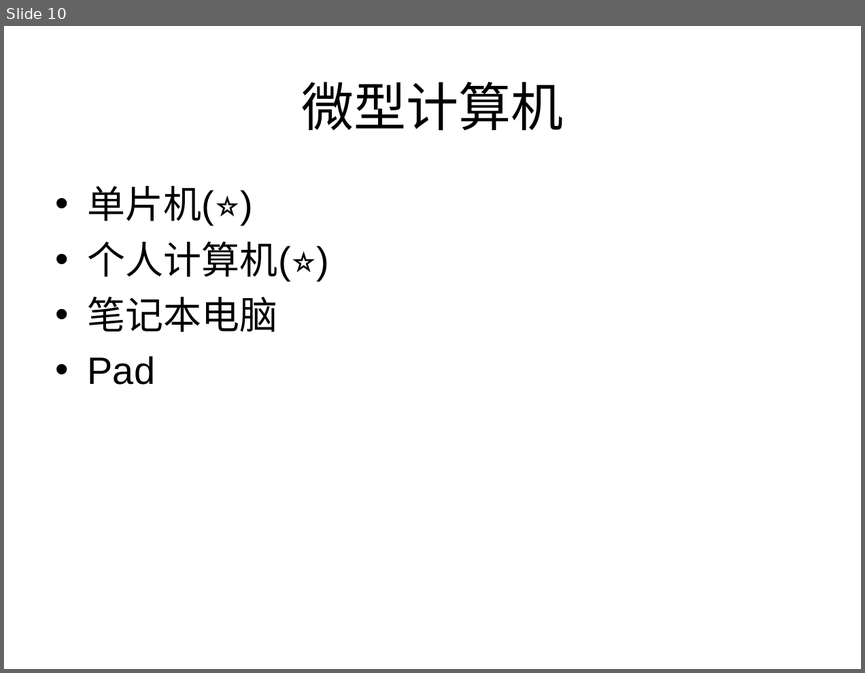
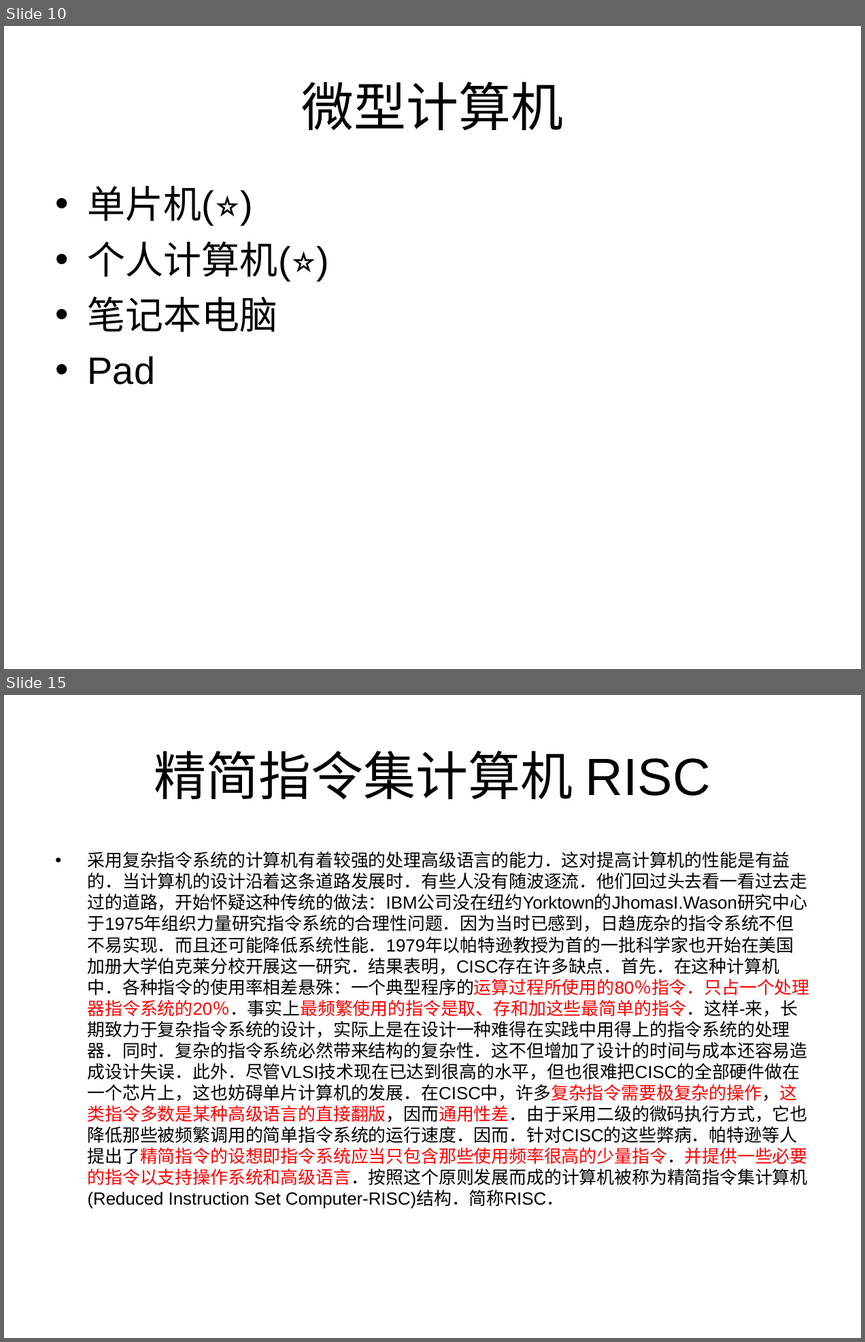
Before and after one commit to KuzuryuYaichi/Speach, a slide deck: 讲课/jk.ppt. Shown one above the other, each under a label of ours: slide 10 before the commit, slides 10 and 15 after it; the slides between them are not shown. The pictures are 865x673 and 865x1342 pixels, drawn with LibreOffice and Linux fonts; fonts in the diff are those of the drawing. Boxes give left, top, right and bottom in pixels: in the first picture for what was removed or moved away, otherwise in the second. Text is boxed around its words. In the diff, an @@ line names an element or a change of style, - is before the commit and + after.

```diff
--- a/讲课/jk.ppt
+++ b/讲课/jk.ppt
@@ slide 15 added at [4, 695, 861, 1338], background #FFFFFF @@
@@ title added at [154, 751, 711, 800], 44 pt, text #000000 @@
+精简指令集计算机 RISC
@@ text added at [88, 851, 810, 1208], 14.8 pt, text #000000 @@
+• 采用复杂指令系统的计算机有着较强的处理高级语言的能力．这对提高计算机的性能是有益的．当计算机的设计沿着这条道路发展时．有些人没有随波逐流．他们回过头去看一看过去走过的道路，开始怀疑这种传统的做法：IBM公司没在纽约Yorktown的JhomasI.Wason研究中心于1975年组织力量研究指令系统的合理性问题．因为当时已感到，日趋庞杂的指令系统不但不易实现．而且还可能降低系统性能．1979年以帕特逊教授为首的一批科学家也开始在美国加册大学伯克莱分校开展这一研究．结果表明，CISC存在许多缺点．首先．在这种计算机中．各种指令的使用率相差悬殊：一个典型程序的运算过程所使用的80％指令．只占一个处理器指令系统的20％．事实上最频繁使用的指令是取、存和加这些最简单的指令．这样-来，长期致力于复杂指令系统的设计，实际上是在设计一种难得在实践中用得上的指令系统的处理器．同时．复杂的指令系统必然带来结构的复杂性．这不但增加了设计的时间与成本还容易造成设计失误．此外．尽管VLSI技术现在已达到很高的水平，但也很难把CISC的全部硬件做在一个芯片上，这也妨碍单片计算机的发展．在CISC中，许多复杂指令需要极复杂的操作，这类指令多数是某种高级语言的直接翻版，因而通用性差．由于采用二级的微码执行方式，它也降低那些被频繁调用的简单指令系统的运行速度．因而．针对CISC的这些弊病．帕特逊等人提出了精简指令的设想即指令系统应当只包含那些使用频率很高的少量指令．并提供一些必要的指令以支持操作系统和高级语言．按照这个原则发展而成的计算机被称为精简指令集计算机(Reduced Instruction Set Computer-RISC)结构．简称RISC．
```
Also in this commit, not shown: 4 slides changed, 18 other slides added, 2 slides removed, 3 other files.
